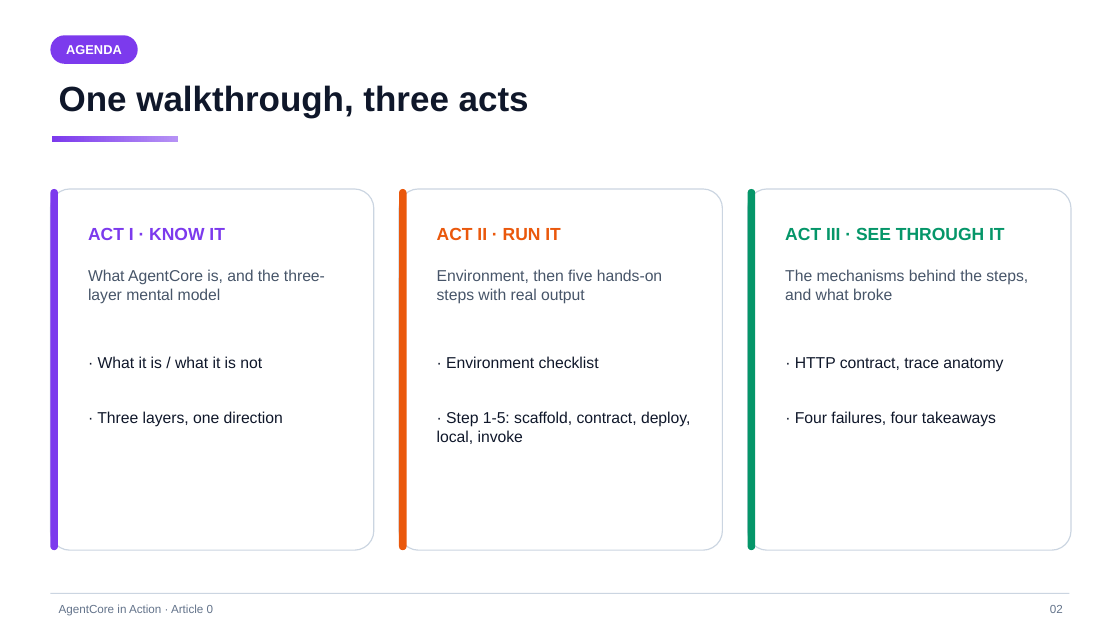
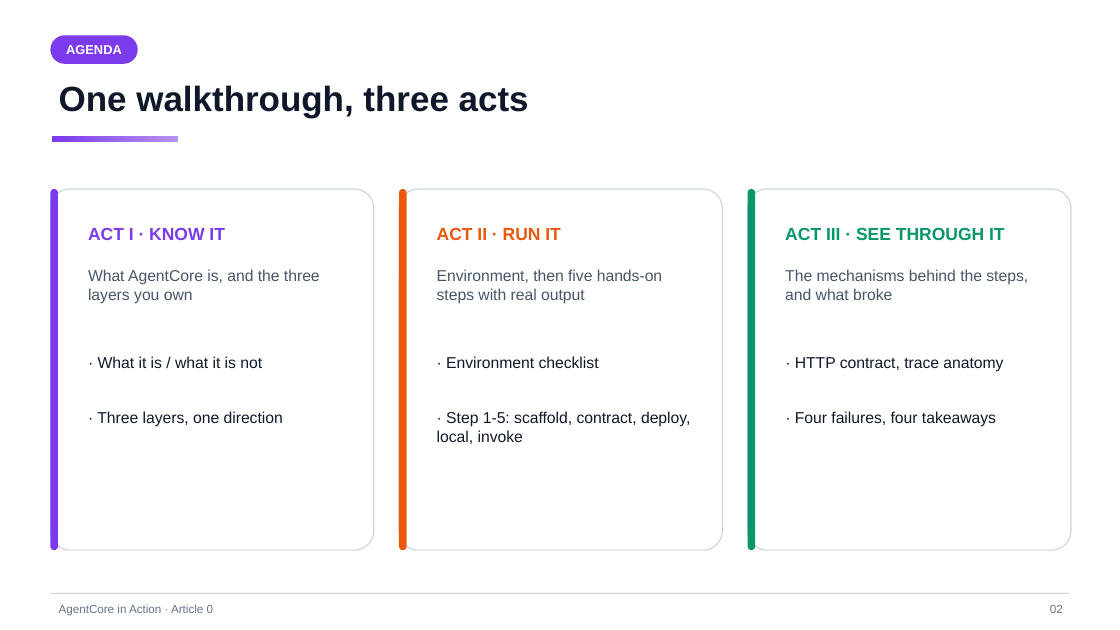
Before and after one commit to pinxiong/bedrock-agentcore-in-action, a slide deck: slide 2 of articles/decks/aws-agentcore-under-the-hood.pptx. Drawn at 1120x630 pixels with LibreOffice and Linux fonts; fonts in the diff are those of the drawing. Boxes give left, top, right and bottom in pixels: in the first picture for what was removed or moved away, otherwise in the second. Text is boxed around its words. In the diff, an @@ line names an element or a change of style, - is before the commit and + after.

Commit message:
a0: drop 'mental model' terminology in favor of plain structure wording
The term drifted between two referents: the three-layer project structure
and the one rule (you write code + JSON, the CLI generates the rest).
Per user decision the term is removed entirely:
- en heading 'The mental model: three layers' -> 'Three layers, one direction'
- zh '三层心智模型' -> '三层结构，一个方向'
- deck agenda + ACT I divider + F2 slide kicker updated
- F2 figure kicker MENTAL MODEL -> STRUCTURE

```diff
--- a/articles/decks/aws-agentcore-under-the-hood.pptx
+++ b/articles/decks/aws-agentcore-under-the-hood.pptx
@@ text at (88,269,320,304): text changed @@
-What AgentCore is, and the three-layer mental model
+What AgentCore is, and the three layers you own
```
Also in this commit, not shown: 2 other slides changed, 7 other files.
